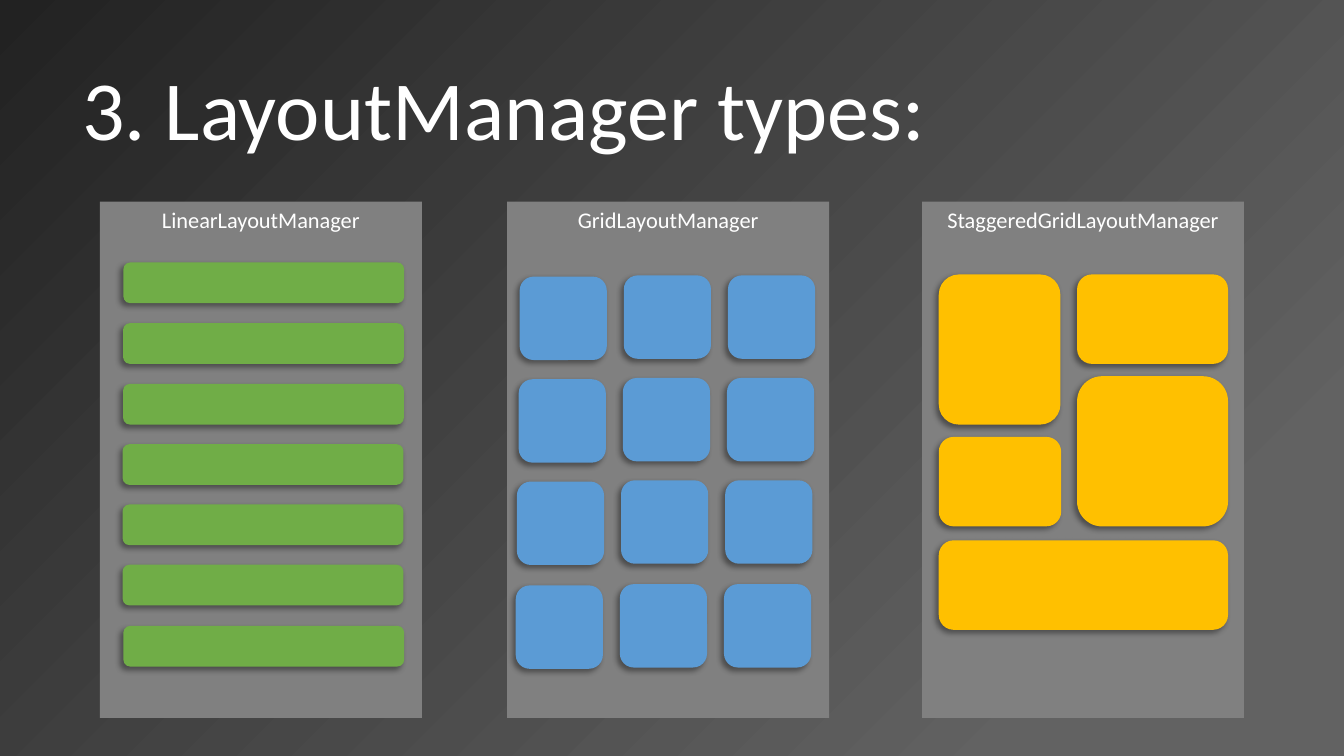
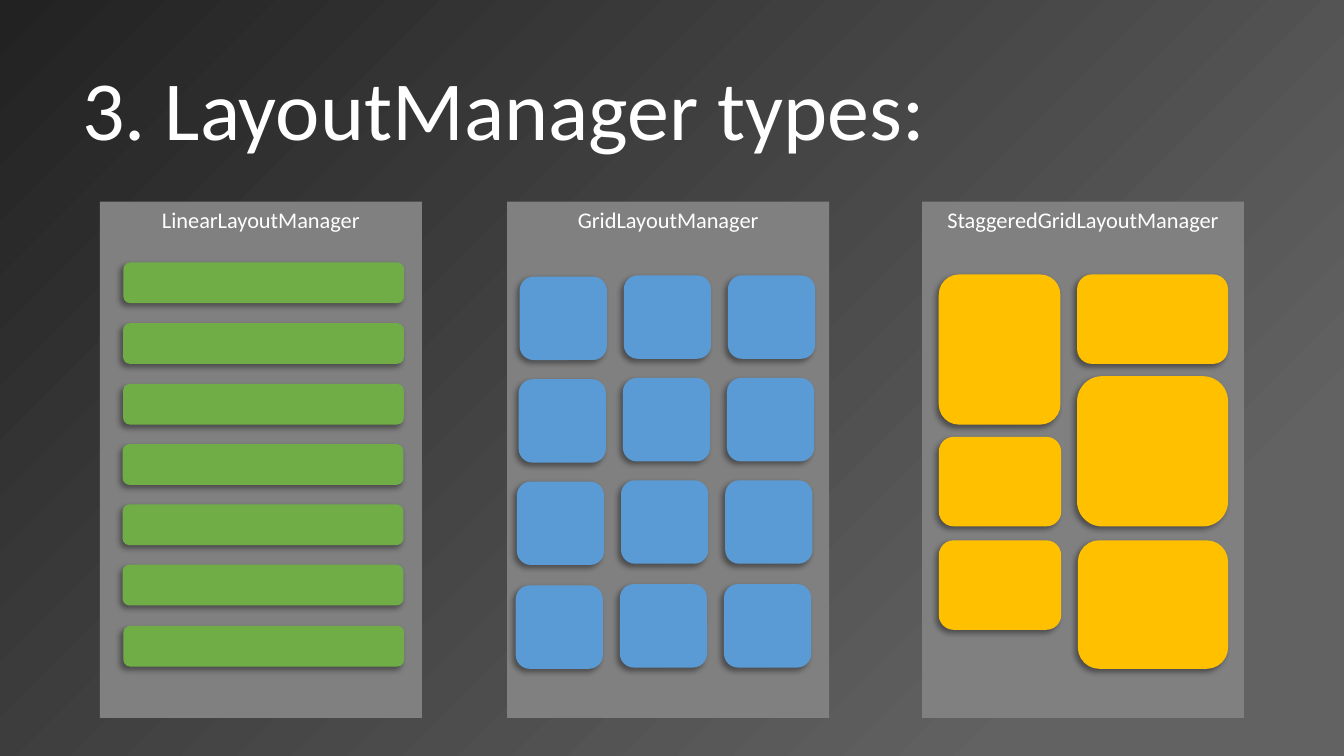
Before and after one commit to awasilik/Xamarin.RecyclerDemo, a slide deck: slide 6 of RecyclerDemo/RecyclerView.pptx. Drawn at 1344x756 pixels with LibreOffice and Linux fonts; fonts in the diff are those of the drawing. Boxes give left, top, right and bottom in pixels: in the first picture for what was removed or moved away, otherwise in the second. Text is boxed around its words. In the diff, an @@ line names an element or a change of style, - is before the commit and + after.

Commit message:
layout manager example

```diff
--- a/RecyclerDemo/RecyclerView.pptx
+++ b/RecyclerDemo/RecyclerView.pptx
@@ rounded rectangle: place and size @@
-rounded rectangle at (939, 540, 1228, 630)
+rounded rectangle at (939, 540, 1061, 630)
@@ rounded rectangle added at (1078, 540, 1228, 668), fill #FFC000 @@
```
Also in this commit, not shown: 11 other files.
